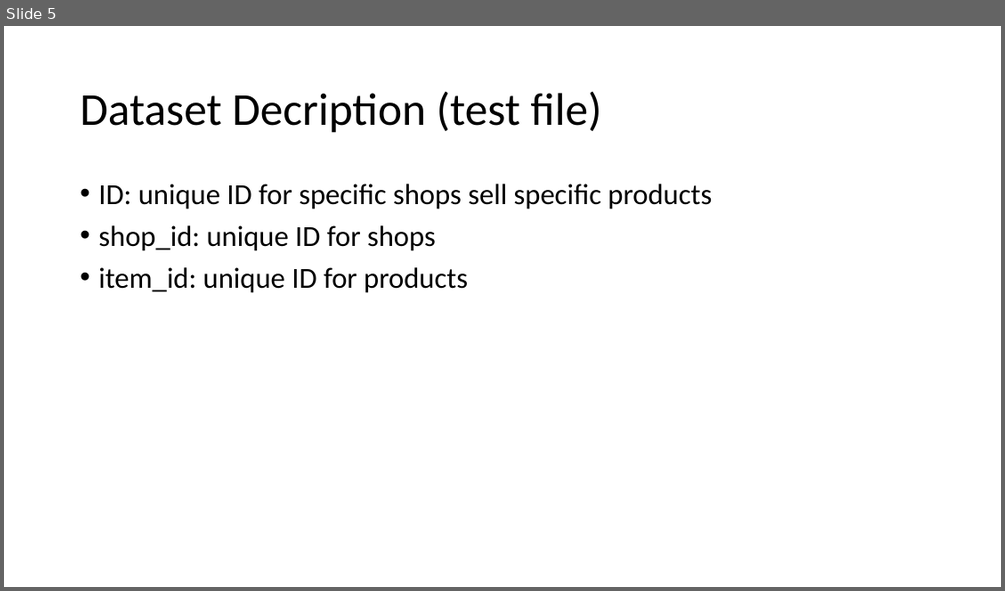
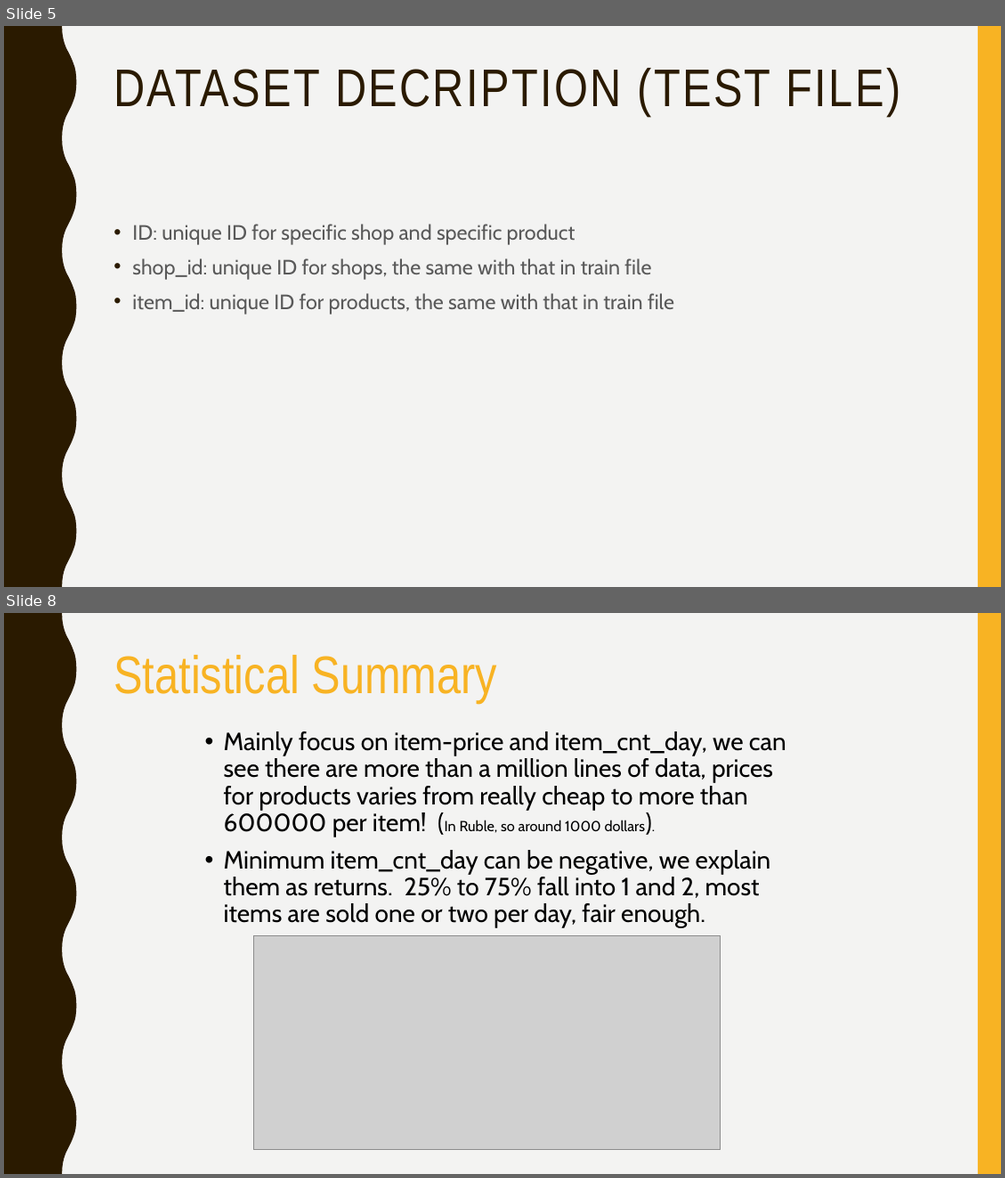
Before and after one commit to zex0023/Sale_Prediction, a slide deck: final_presentation.pptx. Shown one above the other, each under a label of ours: slide 5 before the commit, slides 5 and 8 after it; the slides between them are not shown. The pictures are 1005x591 and 1005x1178 pixels, drawn with LibreOffice and Linux fonts; fonts in the diff are those of the drawing; grey boxes stand for pictures. Boxes give left, top, right and bottom in pixels: in the first picture for what was removed or moved away, otherwise in the second. Text is boxed around its words. In the diff, an @@ line names an element or a change of style, - is before the commit and + after.

```diff
--- a/final_presentation.pptx
+++ b/final_presentation.pptx
@@ slide 8 added at (x1=4, y1=613, x2=1001, y2=1174), background #F3F3F2; not listed: 2 template elements that a slide beside it also shows @@
@@ title added at (x1=113, y1=655, x2=498, y2=703), 51 pt, text #F8B323 @@
+Statistical Summary
@@ text added at (x1=224, y1=731, x2=786, y2=928), 24 pt, text #000000 @@
+• Mainly focus on item-price and item_cnt_day, we can see there are more than a million lines of data, prices for products varies from really cheap to more than 600000 per item! (In Ruble, so around 1000 dollars).
+• Minimum item_cnt_day can be negative, we explain them as returns. 25% to 75% fall into 1 and 2, most items are sold one or two per day, fair enough.
@@ picture added at (x1=253, y1=935, x2=720, y2=1150) @@
@@ slide 5 changed as well @@
@@ background #FFFFFF to #F3F3F2 @@
@@ freeform shape added at (x1=4, y1=26, x2=77, y2=587), fill #2A1A00 @@
@@ rectangle added at (x1=978, y1=26, x2=1001, y2=587), fill #F8B323 @@
@@ title "DATASET DECRIPTION (TEST FILE)" at (x1=113, y1=68, x2=900, y2=116): vertical alignment middle to top @@
@@ title at (x1=113, y1=68, x2=900, y2=116): text changed; size 44 to 51 pt; font Calibri to Arial Narrow; text colour #000000 to #2A1A00 @@
-Dataset Decription (test file)
+DATASET DECRIPTION (TEST FILE)
@@ text at (x1=132, y1=224, x2=674, y2=314): text changed; size 28 to 20 pt; font Calibri to Cabin; text colour #000000 to #595959 @@
-• ID: unique ID for specific shops sell specific products
-• shop_id: unique ID for shops
-• item_id: unique ID for products
+• ID: unique ID for specific shop and specific product
+• shop_id: unique ID for shops, the same with that in train file
+• item_id: unique ID for products, the same with that in train file
```
Also in this commit, not shown: 5 other slides changed, 8 other slides added, 5 slides removed, 3 other files.
